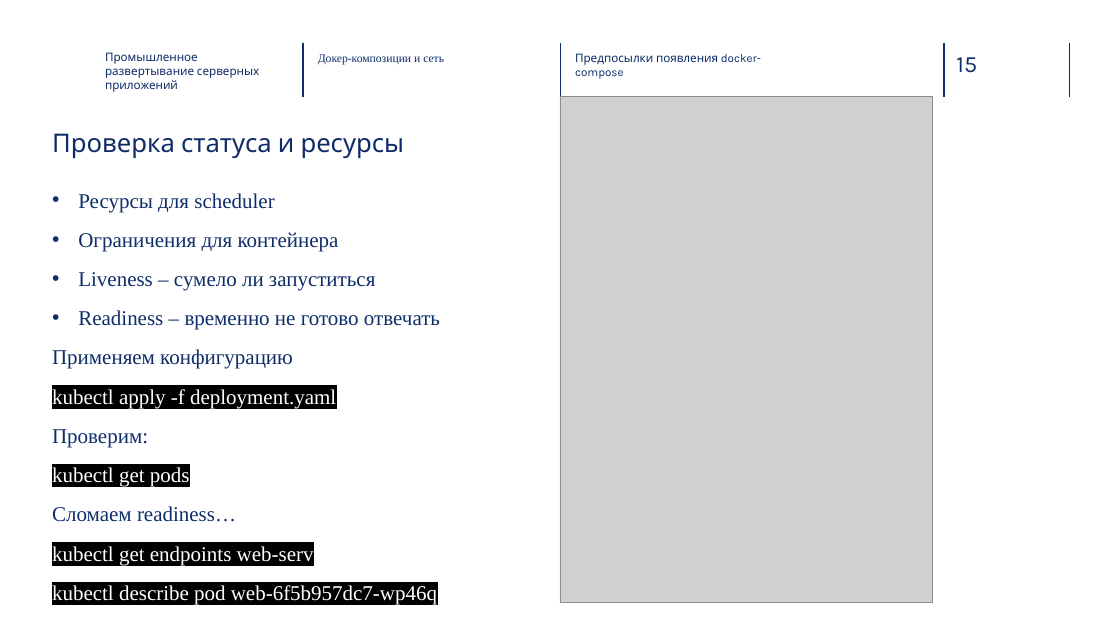
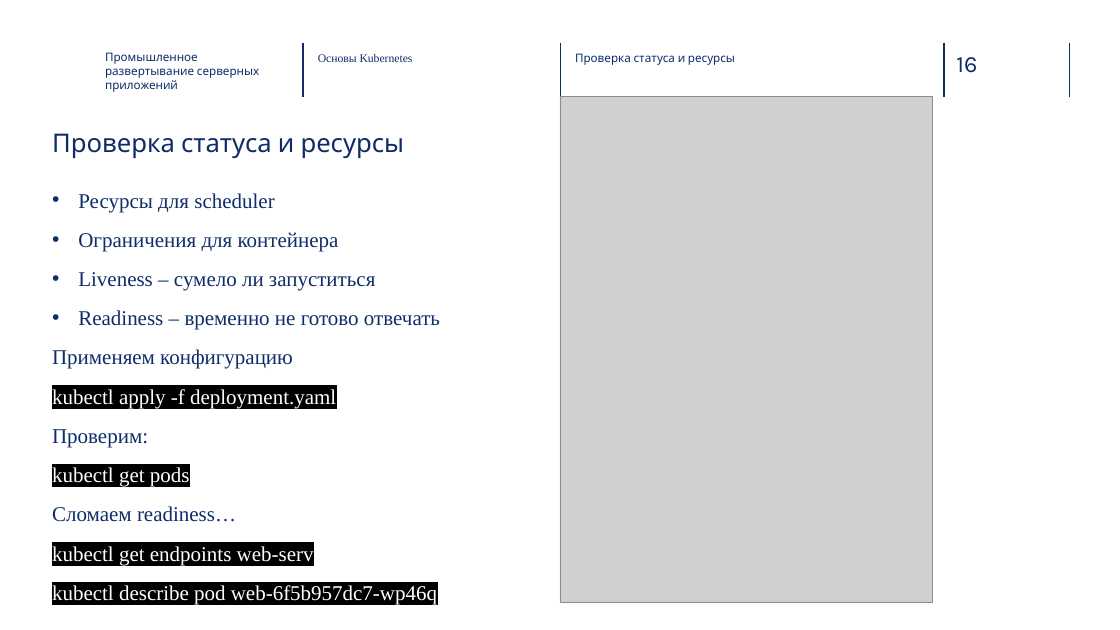
Before and after one commit to Vvil1568/ProductionServerAppDeployment, a slide deck: slide 16 of 3. Основы Кубернетес/presentation.pptx (slide 15 before the commit). Drawn at 1120x630 pixels with LibreOffice and Linux fonts; fonts in the diff are those of the drawing; grey boxes stand for pictures; background and template pictures are left out. Boxes give left, top, right and bottom in pixels: in the first picture for what was removed or moved away, otherwise in the second. Text is boxed around its words. In the diff, an @@ line names an element or a change of style, - is before the commit and + after.

```diff
--- a/3. Основы Кубернетес/presentation.pptx
+++ b/3. Основы Кубернетес/presentation.pptx
@@ text at (318,54,413,62): text changed @@
-Докер-композиции и сеть
+Основы Kubernetes
@@ text at (575,53,735,65): text changed @@
-Предпосылки появления docker-compose
+Проверка статуса и ресурсы
@@ page number at (956,57,977,73): text changed @@
-15
+16
```
Also in this commit, not shown: 15 other slides changed, 1 slide added.
